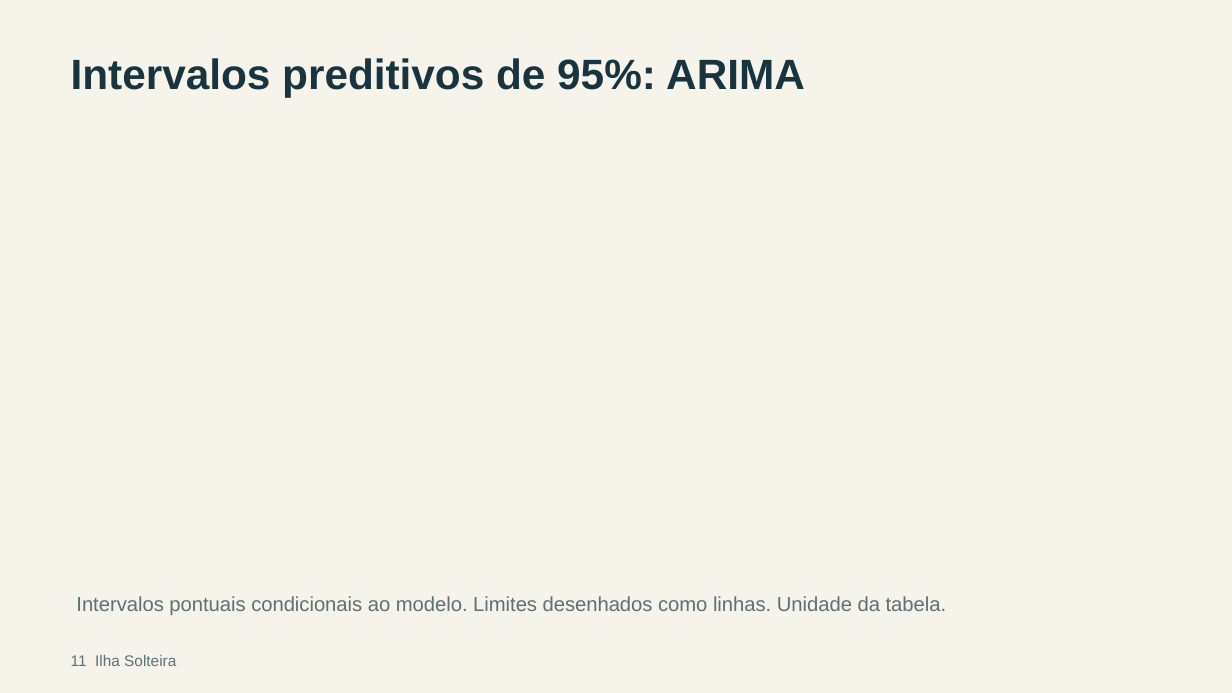
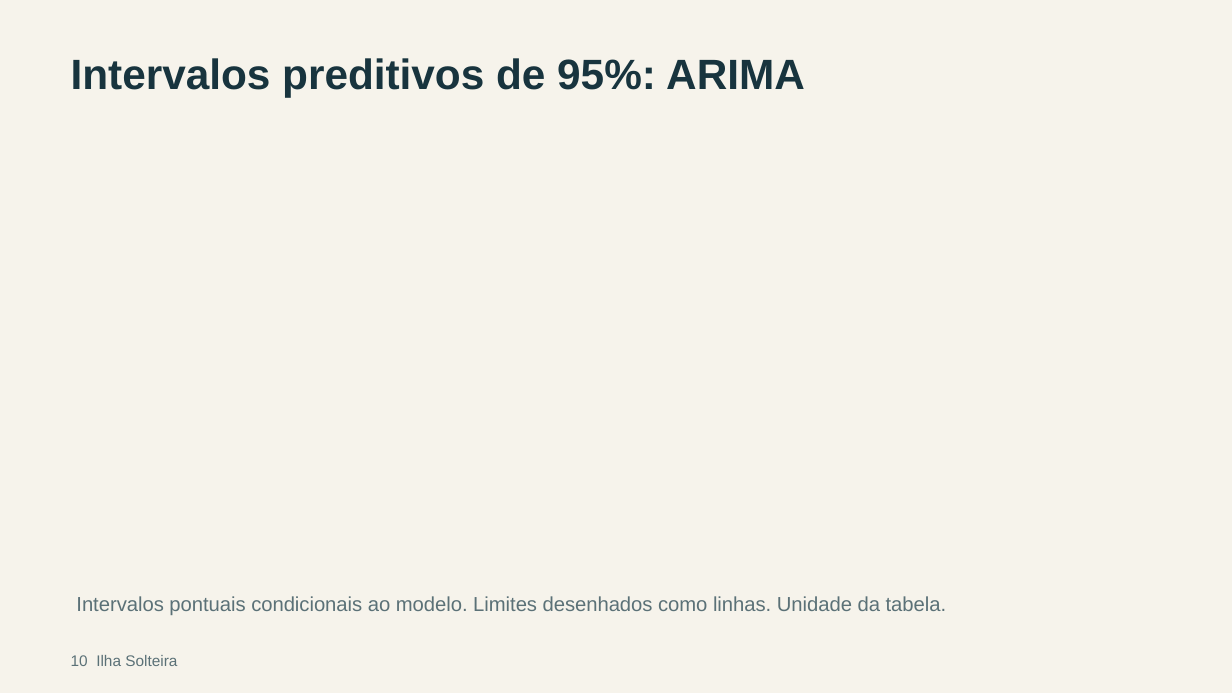
Before and after one commit to letfontenelle/modelagem-analitica, a slide deck: slide 10 of output/apresentacao_ilha_solteira.pptx (slide 11 before the commit). Drawn at 1232x693 pixels with LibreOffice and Linux fonts; fonts in the diff are those of the drawing. Boxes give left, top, right and bottom in pixels: in the first picture for what was removed or moved away, otherwise in the second. Text is boxed around its words. In the diff, an @@ line names an element or a change of style, - is before the commit and + after.

```diff
--- a/output/apresentacao_ilha_solteira.pptx
+++ b/output/apresentacao_ilha_solteira.pptx
@@ text at [71, 655, 177, 666]: text changed @@
-11 Ilha Solteira
+10 Ilha Solteira
```
Also in this commit, not shown: 15 other slides changed, 1 slide removed, 9 other files.
